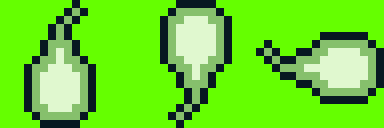
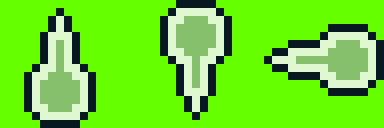
Before/after of a 384px x 128px layered artwork. What changed in the layer stack:
added layer "right" (1st of 2) above "up" over (264, 24, 384, 96)
added layer "up" (1st of 2) above "down" over (160, 8, 280, 120)
added layer "down" (1st of 2) above "right" over (24, 8, 96, 120)
hid "right" (2nd of 2) over (256, 32, 384, 104)
hid "up" (2nd of 2) over (160, 8, 232, 128)
hid "down" (2nd of 2) over (24, 0, 96, 120)
